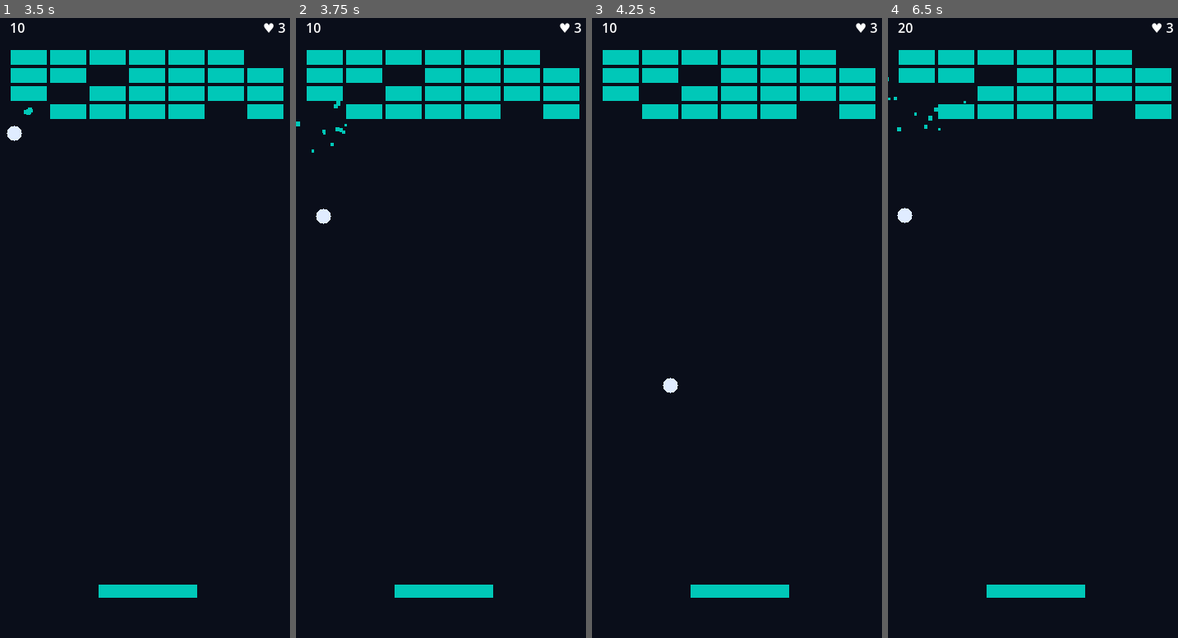
Above: before the commit, frames 1-4 (left to right).
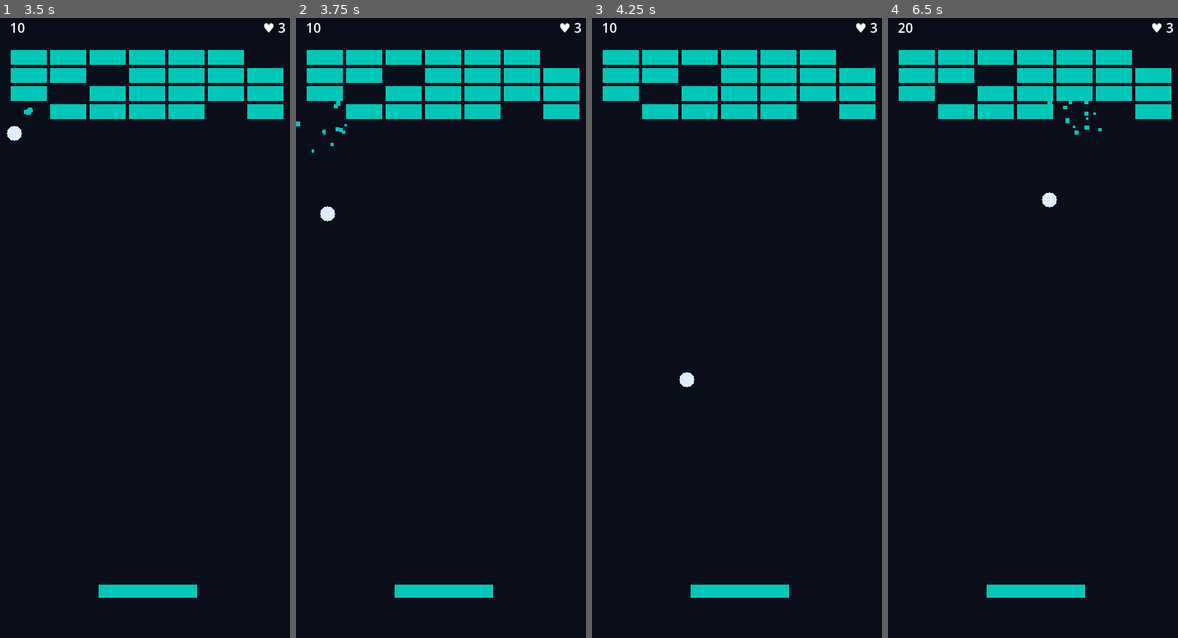
Above: after the commit, the same moments.

Repository: mustafa-elhelbawy/deep-break-game
Game: Godot game, scene res://scenes/main/Main.tscn
Same seed, same stepped clock (60 frames per second), same inputs: the game is played once before the commit and once after it.
Inputs (mouse positions are in pixels of both pictures, inside the frame that each line leads up to):
- Up to frame 1 (3.5 s): move the mouse to (133, 458) at 0.52 s; click (133, 458) at 0.67 s; tap Enter at 1.25 s; drag from (237, 427) to (133, 458) at 1.27 s; tap Space at 2 s; move the mouse to (58, 235) at 2.02 s; click (58, 235) at 2.17 s; drag from (162, 328) to (58, 235) at 2.77 s
- Up to frame 2 (3.75 s): move the mouse to (400, 166) at 3.52 s; click (400, 166) at 3.67 s
- Up to frame 3 (4.25 s): no input
- Up to frame 4 (6.5 s): drag from (1099, 297) to (992, 166) at 4.27 s; move the mouse to (977, 359) at 5.02 s; click (977, 359) at 5.17 s; drag from (1064, 185) to (977, 359) at 5.77 s

Frame 1 is identical in both runs. In frame 2, less than 0.1% of the frame differs, in the area x 6-14%, y 30-34%; in frame 3, 0.2%; in frame 4, 0.9%, in the area x 0-74%, y 9-34%.

Commit message:
feat(T047-T049): ball jitter, paddle spin, brick_hit/paddle_hit SFX
T047 — Ball.gd: add BOUNCE_JITTER_RAD constant (±5°); apply random
rotation in the wall/brick bounce (else) branch after reflect; jitter
runs before the existing rescale + MIN_VERTICAL_SPEED clamp so order
is: bounce → jitter → normalise → min-vy enforce

T048 — Paddle.gd: add paddle_velocity_x (public) + _prev_x (private)
state vars; add _physics_process() that computes velocity as
(position.x - _prev_x) / delta at 60 Hz; _ready() seeds _prev_x
Ball.gd: add MAX_SPIN_RAD (±20°) + MAX_ANGLE_FROM_VERTICAL (70°)
constants; paddle branch now reads collider.paddle_velocity_x, computes
spin = clamp(vx/600, -1, 1) * MAX_SPIN_RAD, clamps combined angle to
±MAX_ANGLE_FROM_VERTICAL before building velocity vector

T049 — assets/audio/sfx/brick_hit.wav + paddle_hit.wav (silent placeholders)
AudioManager._ready(): registers "brick_hit" and "paddle_hit" keys
Game.gd: connects _grid.brick_hit → _on_brick_hit() which plays
"brick_hit" (relay pattern, not direct Brick.gd call — BUG-3 fix)
Ball.gd: AudioManager.play("paddle_hit") in AnimatableBody2D branch

Co-Authored-By: Claude Sonnet 4.6 <noreply@anthropic.com>

Diff:
--- a/scenes/game/Ball.gd
+++ b/scenes/game/Ball.gd
@@ -38,6 +38,21 @@
 # near-horizontal trajectory that the per-bounce clamp missed (edge case).
 # Reduced from 5 s to 2 s because MIN_VERTICAL_SPEED handles the common case.
 const STUCK_TIMEOUT: float = 2.0
+
+# Maximum random angle variation applied after each wall/brick bounce.
+# ±5° in radians — small enough to not feel random, large enough to break repetition.
+# Jitter does NOT apply to paddle hits (paddle has its own full angle system).
+# [JS equiv]  const BOUNCE_JITTER_RAD = 0.0873  (5 * Math.PI / 180)
+const BOUNCE_JITTER_RAD: float = 0.0873
+
+# Maximum spin added by paddle horizontal velocity at impact. ±20° in radians.
+# Capped so the ball never flies nearly horizontal even with a fast paddle drag.
+# [JS equiv]  const MAX_SPIN_RAD = 0.349  (20 * Math.PI / 180)
+const MAX_SPIN_RAD: float = 0.349
+
+# Maximum absolute angle from vertical (70°) — safety ceiling for angle + spin combined.
+# [JS equiv]  const MAX_ANGLE_FROM_VERTICAL = 1.222  (70 * Math.PI / 180)
+const MAX_ANGLE_FROM_VERTICAL: float = 1.222
 
 # ── State ──────────────────────────────────────────────────────────────────────
 # [GDScript] Member variables at class scope — equivalent to 'this._velocity' in JS.
@@ -132,17 +147,38 @@
 			(global_position.x - collider.global_position.x) / paddle_half,
 			-1.0, 1.0
 		)
-		# Map contact_x to a launch angle capped at ±60° from vertical.
-		# sin/cos give the horizontal/vertical components of a unit direction vector.
-		# -abs(cos) ensures the ball always travels upward after a paddle hit.
-		# [JS equiv]  const angle = t * Math.PI / 3;  vx = sin(angle); vy = -|cos(angle)|
+		# Base angle from contact position: ±60° range (PI/3 = 60°).
+		# [JS equiv]  const angle = t * Math.PI / 3
 		var angle: float = contact_x * (PI / 3.0)
+
+		# Spin: paddle horizontal velocity at impact shifts the angle further in the
+		# paddle's travel direction. Normalise against 600 px/s reference — above that,
+		# full MAX_SPIN_RAD is applied. clampf() keeps spin in [-MAX_SPIN, +MAX_SPIN].
+		# [JS equiv]  const spin = clamp(paddle.velocityX / 600, -1, 1) * MAX_SPIN_RAD
+		var spin: float = clampf(collider.paddle_velocity_x / 600.0, -1.0, 1.0) * MAX_SPIN_RAD
+
+		# Clamp combined angle so ball never flies beyond ±70° from vertical.
+		# [JS equiv]  angle = clamp(angle + spin, -MAX_ANGLE_FROM_VERTICAL, MAX_ANGLE_FROM_VERTICAL)
+		angle = clampf(angle + spin, -MAX_ANGLE_FROM_VERTICAL, MAX_ANGLE_FROM_VERTICAL)
+
+		# Build velocity: x = sin(angle), y = -|cos(angle)| (always upward off paddle).
+		# [JS equiv]  velocity = { x: Math.sin(angle), y: -Math.abs(Math.cos(angle)) } * speed
 		_velocity = Vector2(sin(angle), -abs(cos(angle))) * _current_speed
+
+		# Paddle contact sound — plays every time the ball bounces off the paddle.
+		# [JS equiv]  audioManager.play('paddleHit')
+		AudioManager.play("paddle_hit")
 	else:
 		# bounce(normal) computes:  v' = v - 2 * dot(v, n) * n  (mirror reflection)
 		# get_normal() returns the surface normal at the hit point.
 		# [JS equiv]  No built-in; the formula above is the standard reflection.
 		_velocity = _velocity.bounce(collision.get_normal())
+
+		# Apply a small random rotation to prevent perfectly predictable bounce patterns.
+		# randf_range(-X, X) → float in [-X, X]; rotated(r) rotates the vector by r radians.
+		# [JS equiv]  velocity.rotate(jitter)  (use rotation matrix — no built-in)
+		var jitter: float = randf_range(-BOUNCE_JITTER_RAD, BOUNCE_JITTER_RAD)
+		_velocity = _velocity.rotated(jitter)
 
 	# Re-normalise then rescale: floating-point arithmetic causes tiny speed drift
 	# across hundreds of bounces. This keeps speed exactly at _current_speed always.
--- a/scenes/game/Game.gd
+++ b/scenes/game/Game.gd
@@ -58,6 +58,9 @@
 	# Connect BrickGrid aggregate signals.
 	_grid.all_cleared.connect(_on_all_cleared)
 	_grid.brick_destroyed.connect(_on_brick_destroyed)
+	# Wire brick_hit through BrickGrid relay — sound plays here, not in Brick.gd (T049/BUG-3).
+	# [JS equiv]  this._grid.addEventListener('brickHit', this._onBrickHit.bind(this))
+	_grid.brick_hit.connect(_on_brick_hit)
 
 	# Connect Ball lost signal → life counter (T049 / ADR-006).
 	# Named method — cannot double-fire like an anonymous lambda when multi-ball is added.
@@ -156,6 +159,11 @@
 func _on_all_cleared() -> void:
 	GameManager.level_clear()
 
+## Called when a brick survives a hit (HP > 0 after decrement).
+## Pos is the world position — available for future particle effects.
+func _on_brick_hit(_pos: Vector2) -> void:
+	AudioManager.play("brick_hit")
+
 func _on_brick_destroyed(pos: Vector2, tier: int) -> void:
 	# Score: 10 × (tier + 1). Tier 0 = 10 pts, tier 3 = 40 pts.
 	# [JS equiv]  gameManager.addScore(10 * (tier + 1))
--- a/scenes/game/Paddle.gd
+++ b/scenes/game/Paddle.gd
@@ -22,6 +22,16 @@
 var _screen_width: float  = 360.0  # updated in _ready from actual viewport
 var _screen_height: float = 780.0  # updated in _ready from actual viewport
 
+# ── Velocity tracking ─────────────────────────────────────────────────────────
+# Public — read by Ball.gd during paddle contact to compute spin effect (T048).
+# Updated each physics frame as the change in position divided by delta time.
+# [JS equiv]  get paddleVelocityX() { return this._paddleVelocityX }
+var paddle_velocity_x: float = 0.0
+
+# Previous frame's X position — used to compute per-frame velocity.
+# [JS equiv]  #prevX = 0.0  (private class field)
+var _prev_x: float = 0.0
+
 # ── Touch tracking ─────────────────────────────────────────────────────────────
 # Touch index of the finger currently controlling the paddle.
 # -1 = no active touch (sentinel value — Godot touch indices start at 0).
@@ -38,6 +48,20 @@
 	var vp: Rect2 = get_viewport().get_visible_rect()
 	_screen_width  = vp.size.x
 	_screen_height = vp.size.y
+	_prev_x = position.x
+
+# ── Physics loop ───────────────────────────────────────────────────────────────
+
+# Track horizontal velocity each physics tick (60 Hz).
+# Ball.gd reads paddle_velocity_x during paddle contact to add spin.
+# AnimatableBody2D has no built-in velocity property — manual tracking required.
+# [JS equiv]  // called inside requestAnimationFrame at fixed 60 Hz
+func _physics_process(delta: float) -> void:
+	# Velocity = displacement / time. Guard against a zero/negative delta on startup.
+	# [JS equiv]  this._paddleVelocityX = (this.x - this._prevX) / delta
+	if delta > 0.0:
+		paddle_velocity_x = (position.x - _prev_x) / delta
+	_prev_x = position.x
 
 # ── Input ──────────────────────────────────────────────────────────────────────
 
--- a/scripts/autoloads/AudioManager.gd
+++ b/scripts/autoloads/AudioManager.gd
@@ -41,6 +41,9 @@
 	_load_stream("brick_destroy", "res://assets/audio/sfx/brick_destroy.wav")
 	_load_stream("game_over",     "res://assets/audio/sfx/game_over.wav")
 	_load_stream("level_clear",   "res://assets/audio/sfx/level_clear.wav")
+	# T049 — new SFX placeholders (silent WAVs; replaced with real recordings in store phase).
+	_load_stream("brick_hit",  "res://assets/audio/sfx/brick_hit.wav")
+	_load_stream("paddle_hit", "res://assets/audio/sfx/paddle_hit.wav")
 
 # ── Public API ─────────────────────────────────────────────────────────────────
 
Not shown, added: assets/audio/sfx/brick_hit.wav
Not shown, added: assets/audio/sfx/paddle_hit.wav
